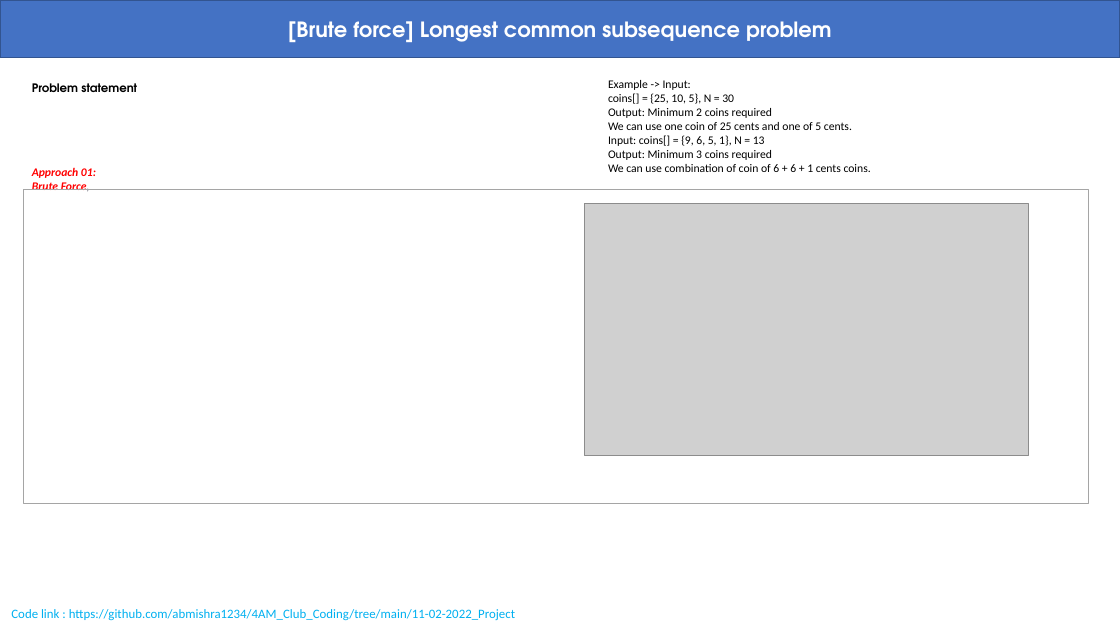
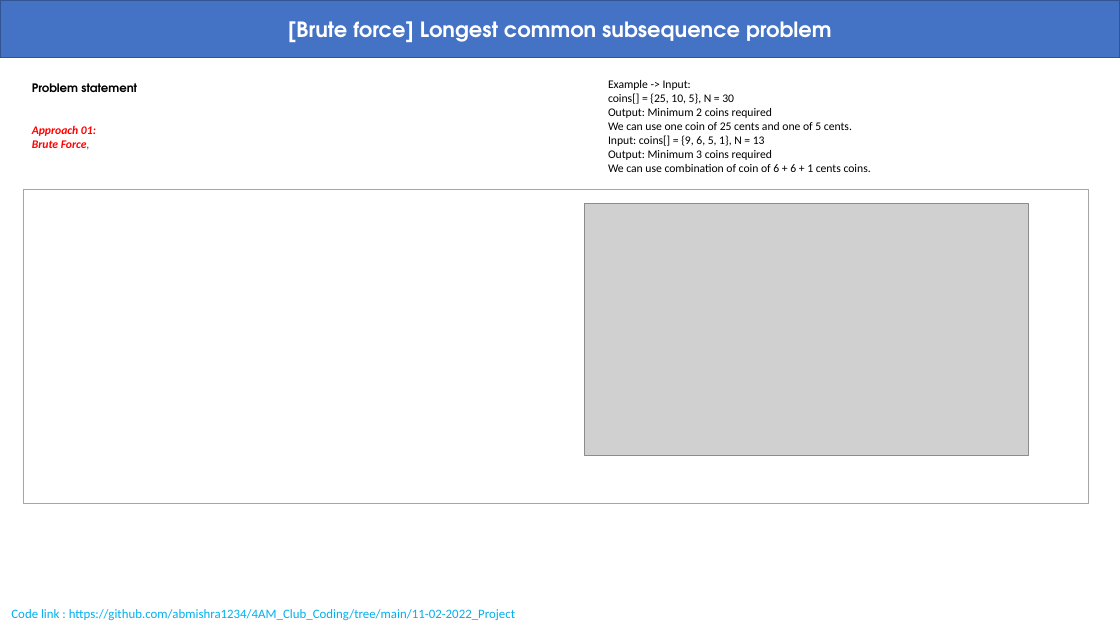
Before and after one commit to abmishra1234/4AM_Club_Coding, a slide deck: slide 14 of Dynamic_Programming/Dynamic Programming.pptx. Drawn at 1120x630 pixels with LibreOffice and Linux fonts; fonts in the diff are those of the drawing; grey boxes stand for pictures. Boxes give left, top, right and bottom in pixels: in the first picture for what was removed or moved away, otherwise in the second. Text is boxed around its words. In the diff, an @@ line names an element or a change of style, - is before the commit and + after.

```diff
--- a/Dynamic_Programming/Dynamic Programming.pptx
+++ b/Dynamic_Programming/Dynamic Programming.pptx
@@ text "Problem statement" rewrapped from [32, 83, 137, 191] to [32, 83, 137, 149] @@
```
Also in this commit, not shown: 1 other file.
